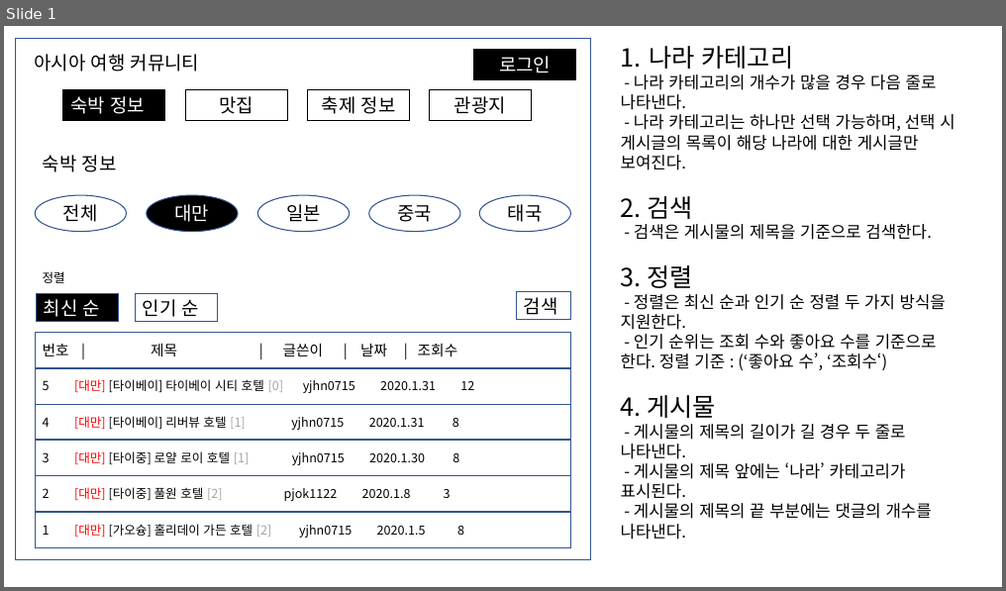
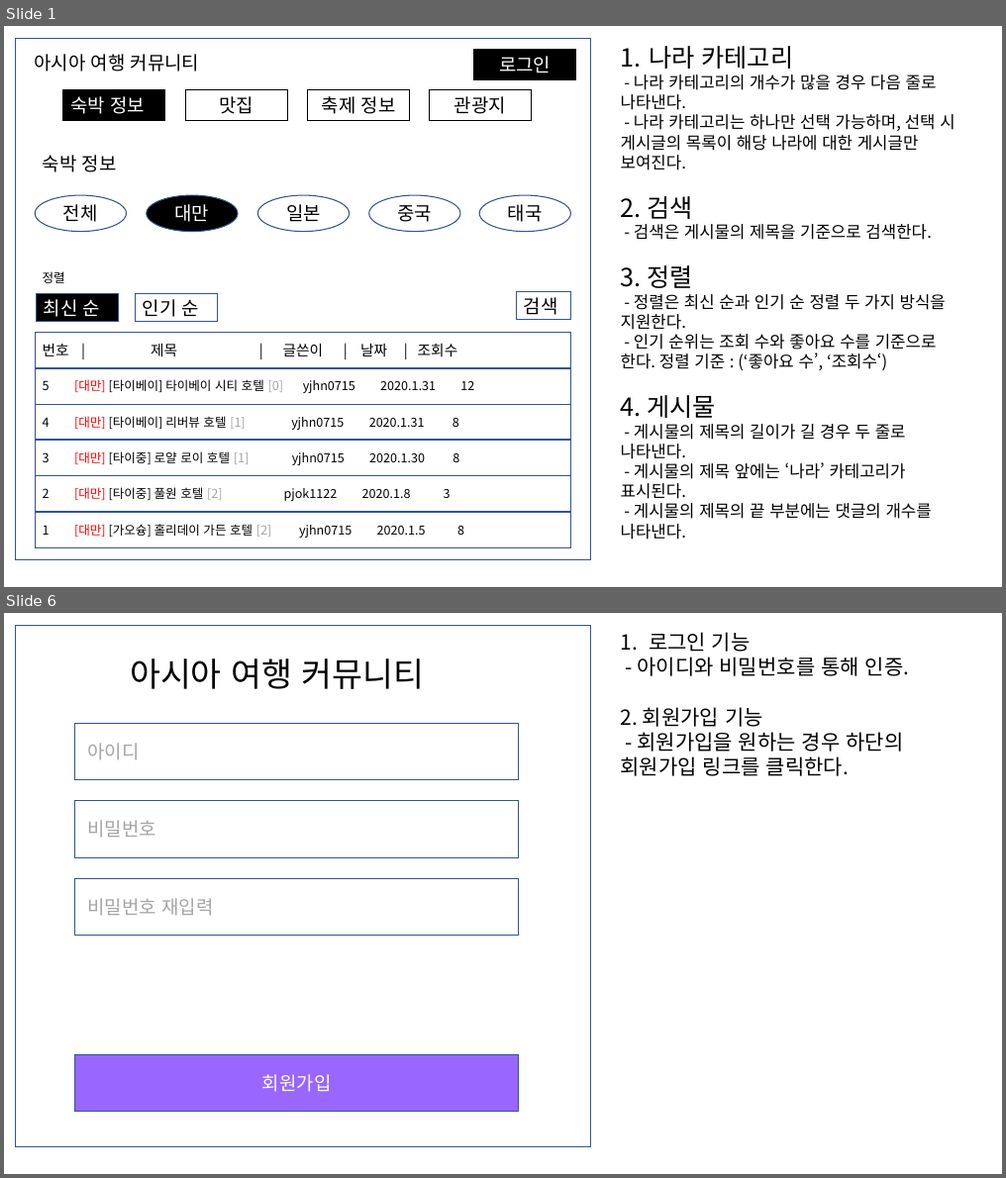
Before and after one commit to pjok1122/travel-community, a slide deck: 화면 기획서.pptx. Shown one above the other, each under a label of ours: slide 1 before the commit, slides 1 and 6 after it; the slides between them are not shown. The pictures are 1006x591 and 1006x1178 pixels, drawn with LibreOffice and Linux fonts; fonts in the diff are those of the drawing. Boxes give left, top, right and bottom in pixels: in the first picture for what was removed or moved away, otherwise in the second. Text is boxed around its words. In the diff, an @@ line names an element or a change of style, - is before the commit and + after.

```diff
--- a/화면 기획서.pptx
+++ b/화면 기획서.pptx
@@ slide 6 added at (4,613,1002,1174), background #FFFFFF @@
@@ rectangle added at (15,626,590,1147), fill #FFFFFF, outline #325491 1 pt @@
@@ text added at (621,632,910,776), 20 pt, text #000000 @@
+1. 로그인 기능
+- 아이디와 비밀번호를 통해 인증.
+2. 회원가입 기능
+- 회원가입을 원하는 경우 하단의 회원가입 링크를 클릭한다.
@@ text added at (130,659,425,689), 32 pt, text #000000 @@
+아시아 여행 커뮤니티
@@ rectangle added at (75,723,519,780), fill #FFFFFF, outline #325491 0.75 pt, 18 pt, text #A5A5A5 @@
+아이디
@@ rectangle added at (75,801,519,858), fill #FFFFFF, outline #325491 0.75 pt, 18 pt, text #A5A5A5 @@
+비밀번호
@@ rectangle added at (75,878,519,935), fill #FFFFFF, outline #325491 0.75 pt, 18 pt, text #A5A5A5 @@
+비밀번호 재입력
@@ rectangle added at (75,1055,519,1112), fill #9966FF, outline #325491 0.75 pt, 18 pt, text #FFFFFF @@
+회원가입
```
Also in this commit, not shown: 3 slides changed, 1 other slide added.
